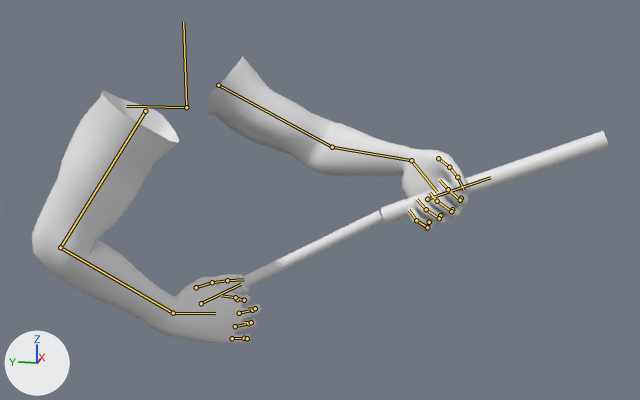
The Blender file Assets/Arts/Model/Faya_Kun_3/Player Characters/Player Male Character.blend as it was, and as the next commit left it.
Both versions are drawn from a 50 mm camera at (-1.57, -0.57, 0.23) aimed at (0.0, -0.25, -0.16). Lighting does not change. The marker at lower left points along +X, +Y and +Z. Both versions are drawn at frame 13 of the action 'Bamboo_Gun_Fire'; the numbers are the values there. The bones that bend it are drawn over the model as lines.

In view in the first picture: 'Bamboo Gun ', 'Bamboo Gun  Slider', 'FPS Hand'.
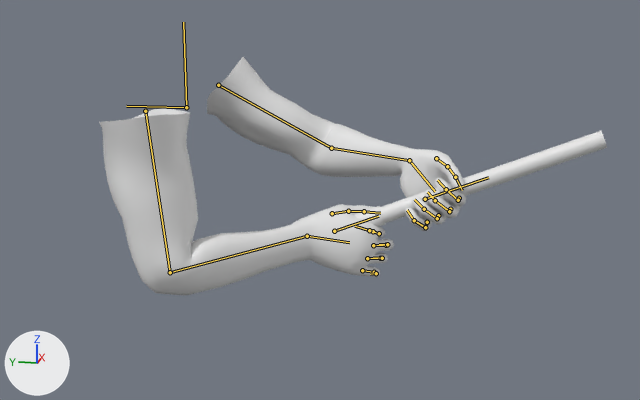
Changed parts and their boxes (x1, y1, x2, y2) in the pictures (640 x 400 px):
'FPS Hand', posed (16% narrower, 17% shorter)
    before: (32, 56, 468, 344)
    after: (99, 57, 466, 296)
'Bamboo Gun ', posed
    before: (381, 131, 609, 224)
    after: (379, 131, 607, 223)
'Bamboo Gun  Slider', posed
    before: (216, 210, 384, 294)
    after: (353, 206, 386, 227)
bone 'gun_root', root to tip
    before: (427, 199) to (490, 177)
    after: (425, 199) to (488, 177)
bone 'slider', root to tip
    before: (201, 303) to (241, 284)
    after: (334, 231) to (378, 216)

The change in detail:
Bone 'gun_root' (bone_gun_root) moves from (0.053, -1.065, -1.405) to (0.053, -1.098, -1.405).
Bone 'slider' (bone_slider) moves from (0.213, -2.645, -0.455) to (0.018, 0.011, -0.014).
Bone 'slider' (bone_slider) turns from (-25, 108, -20) to (1, 105, 1) degrees about its own x, y and z.
